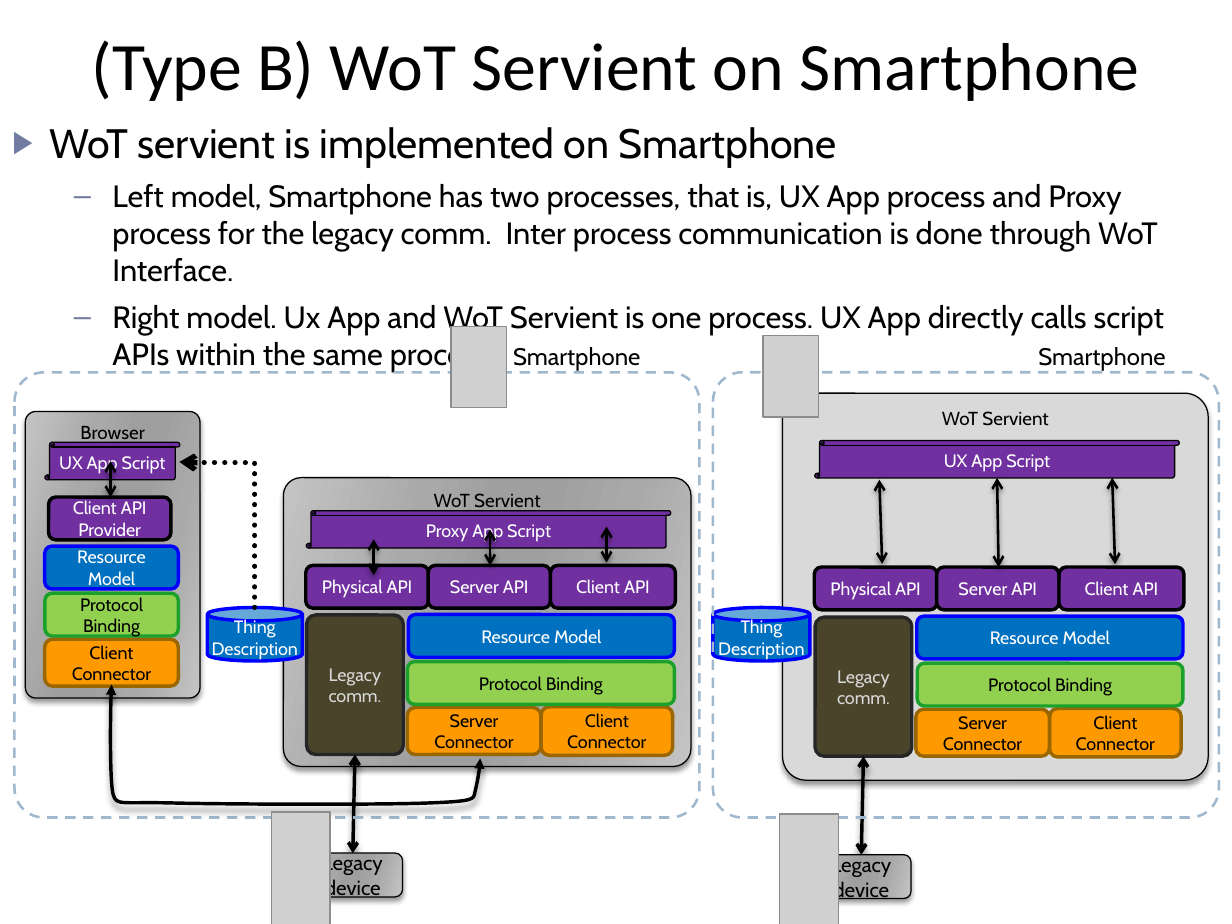
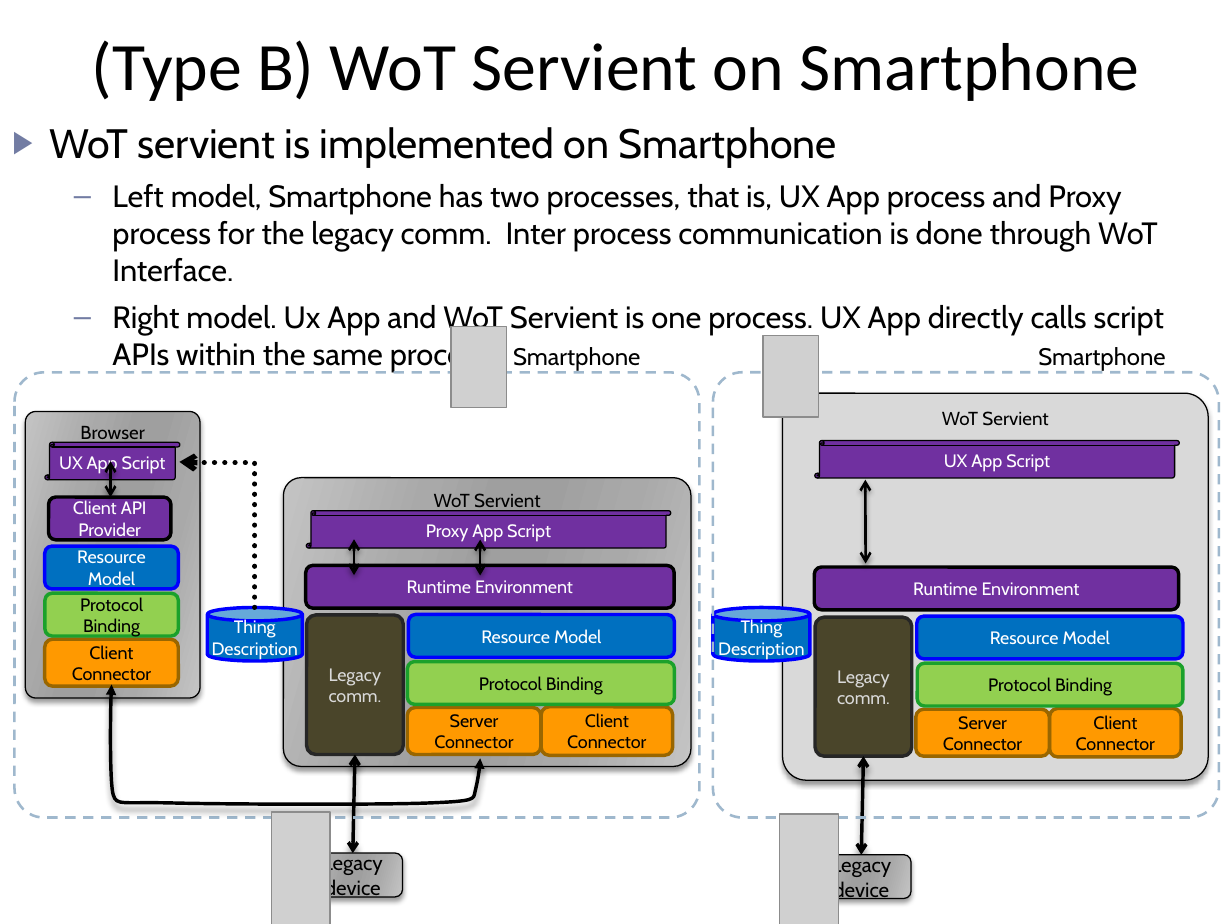
Before and after one commit to w3c/wot, a slide deck: slide 8 of current-practices/wot-getting-started.pptx. Drawn at 1232x924 pixels with LibreOffice and Linux fonts; fonts in the diff are those of the drawing; grey boxes stand for pictures. Boxes give left, top, right and bottom in pixels: in the first picture for what was removed or moved away, otherwise in the second. Text is boxed around its words. In the diff, an @@ line names an element or a change of style, - is before the commit and + after.

```diff
--- a/current-practices/wot-getting-started.pptx
+++ b/current-practices/wot-getting-started.pptx
@@ double arrow moved from (880, 479) - (882, 564) to (865, 479) - (866, 563) @@
@@ double arrow removed from (997, 478) to (999, 567) @@
@@ double arrow removed from (1112, 478) to (1115, 564) @@
@@ double arrow removed from (606, 526) to (606, 563) @@
@@ rounded rectangle "Runtime Environment": place and size @@
-rounded rectangle "Runtime Environment" at <box>306,565,429,609</box>
+rounded rectangle "Runtime Environment" at <box>306,565,674,609</box>
@@ double arrow moved from (373, 540) - (373, 575) to (354, 540) - (354, 575) @@
@@ rounded rectangle removed at <box>429,565,551,609</box> @@
-Server API
@@ double arrow moved from (490, 530) - (490, 565) to (480, 540) - (480, 575) @@
@@ rounded rectangle removed at <box>551,565,675,609</box> @@
-Client API
@@ rounded rectangle "Runtime Environment": place and size @@
-rounded rectangle "Runtime Environment" at <box>814,567,938,610</box>
+rounded rectangle "Runtime Environment" at <box>814,567,1179,610</box>
@@ rounded rectangle removed at <box>936,567,1058,610</box> @@
-Server API
@@ rounded rectangle removed at <box>1060,567,1184,610</box> @@
-Client API
@@ text in rounded rectangle at <box>407,580,573,593</box>: text changed @@
-Physical API
+Runtime Environment
@@ text in rounded rectangle at <box>913,582,1080,595</box>: text changed @@
-Physical API
+Runtime Environment
```
Also in this commit, not shown: 8 other slides changed.
